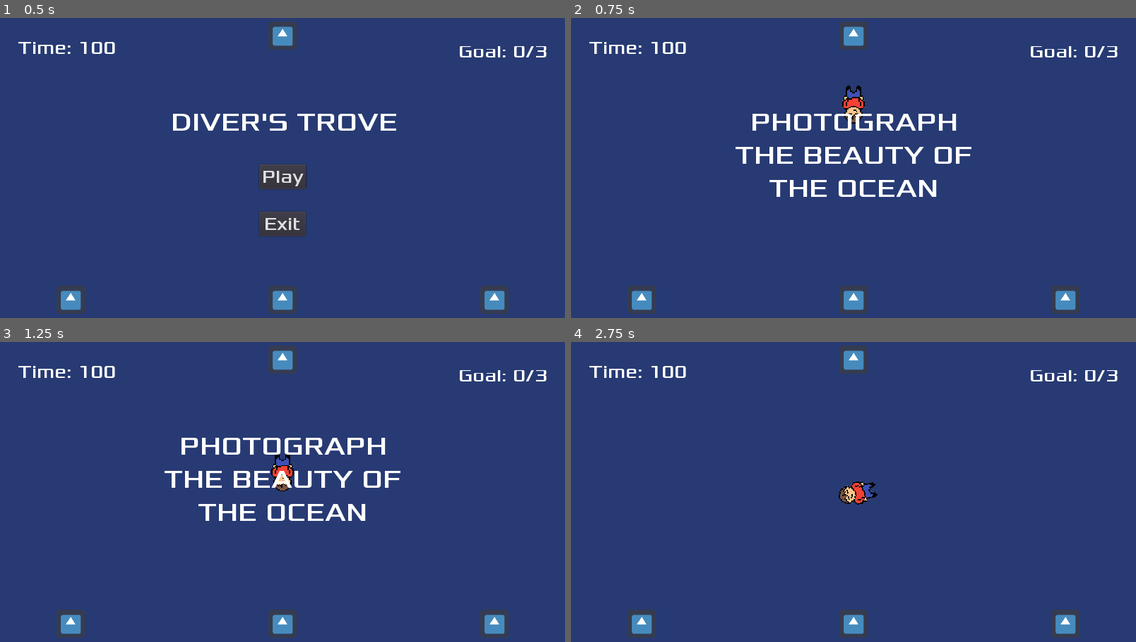
Above: before the commit, frames 1-4 (two rows, left to right).
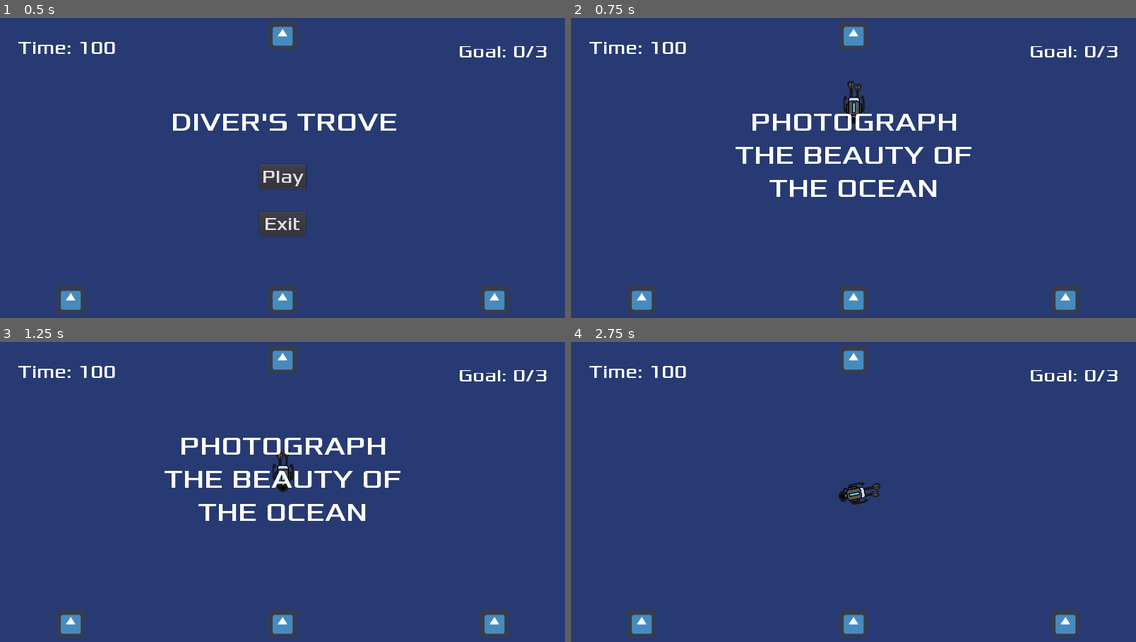
Above: after the commit, the same moments.

Repository: AlgionSan/GJ-Demo-2.0
Game: Godot game, scene res://scenes/Main.tscn
The game is run twice, just before and just after one commit, with the same random seed, the same clock (stepped at 60 frames per second) and the same inputs. The engine's default icon, where the game draws it, is replaced by a stand-in: a white triangle on a blue panel in a dark square.
Inputs (mouse positions are in pixels of both pictures, inside the frame that each line leads up to):
- Up to frame 1 (0.5 s): no input
- Up to frame 2 (0.75 s): click "Play" at 0.5 s
- Up to frame 3 (1.25 s): no input
- Up to frame 4 (2.75 s): move the mouse to (977, 486) at 1.27 s; tap E (interact) at 1.35, 2.1 s; move the mouse to (740, 516) at 2.02 s

Frame 1 is identical in both runs. In frame 2, 0.4% of the frame differs, in the area x 48-52%, y 20-36%; in frame 3, 0.3%; in frame 4, 0.4%, in the area x 47-55%, y 46-55%.

Commit message:
added player and shark anim
add quite a lot, player sprite and mob shark sprite and made an anim of it

Diff:
--- a/scenes/Mob.tscn
+++ b/scenes/Mob.tscn
@@ -1,11 +1,18 @@
-[gd_scene load_steps=6 format=2]
+[gd_scene load_steps=8 format=2]
 
 [ext_resource path="res://arts/enemy-swimming-1.png" type="Texture" id=1]
 [ext_resource path="res://arts/enemy-swimming-2.png" type="Texture" id=2]
 [ext_resource path="res://scripts/Mob.gd" type="Script" id=3]
+[ext_resource path="res://arts/shark/shark_swim_2.png" type="Texture" id=4]
+[ext_resource path="res://arts/shark/shark_swim_1.png" type="Texture" id=5]
 
 [sub_resource type="SpriteFrames" id=1]
 animations = [ {
+"frames": [ ExtResource( 5 ), ExtResource( 4 ) ],
+"loop": true,
+"name": "shark",
+"speed": 5.0
+}, {
 "frames": [ ExtResource( 1 ), ExtResource( 2 ) ],
 "loop": true,
 "name": "swim",
@@ -13,8 +20,8 @@
 } ]
 
 [sub_resource type="CapsuleShape2D" id=2]
-radius = 49.0
-height = 36.0
+radius = 24.0
+height = 48.0
 
 [node name="Mob" type="RigidBody2D" groups=["mobs"]]
 collision_mask = 0
--- a/scenes/Player.tscn
+++ b/scenes/Player.tscn
@@ -1,12 +1,13 @@
-[gd_scene load_steps=7 format=2]
+[gd_scene load_steps=8 format=2]
 
-[ext_resource path="res://arts/meet_Vector.png" type="Texture" id=1]
+[ext_resource path="res://arts/diver/diver_swim_3.png" type="Texture" id=1]
 [ext_resource path="res://scripts/Player.gd" type="Script" id=2]
 [ext_resource path="res://font/xolonium-regular.ttf" type="DynamicFontData" id=3]
+[ext_resource path="res://arts/diver/diver_swim_2.png" type="Texture" id=4]
 
 [sub_resource type="SpriteFrames" id=1]
 animations = [ {
-"frames": [ ExtResource( 1 ) ],
+"frames": [ ExtResource( 4 ), ExtResource( 1 ) ],
 "loop": true,
 "name": "dive",
 "speed": 5.0
@@ -14,7 +15,7 @@
 
 [sub_resource type="CapsuleShape2D" id=2]
 radius = 29.0
-height = 26.0
+height = 32.0
 
 [sub_resource type="DynamicFont" id=3]
 size = 12
@@ -30,8 +31,8 @@
 script = ExtResource( 2 )
 
 [node name="AnimatedSprite" type="AnimatedSprite" parent="."]
+position = Vector2( -5.12648, -1.06073 )
 rotation = 1.5708
-scale = Vector2( 0.1, 0.1 )
 frames = SubResource( 1 )
 animation = "dive"
 
--- a/scripts/Interactable.gd
+++ b/scripts/Interactable.gd
@@ -10,6 +10,7 @@
 	pass # Replace with function body.
 
 
+
 # Called every frame. 'delta' is the elapsed time since the previous frame.
 #func _process(delta):
 #	pass
--- a/scripts/Main.gd
+++ b/scripts/Main.gd
@@ -65,6 +65,7 @@
 	if goal == 3:
 		game_win()
 	else:
+		$MobTimer.stop()
 		game_over()
 
 
--- a/scripts/Player.gd
+++ b/scripts/Player.gd
@@ -3,6 +3,8 @@
 signal photograph
 signal return_ship
 signal hit
+
+
 
 
 var speed = 200
@@ -34,7 +36,10 @@
 #update function per frame
 func _process(delta):
 	if position.distance_to(target_position) > 5:
+		$AnimatedSprite.play()
 		move_towards(target_position,delta)
+	else:
+		$AnimatedSprite.stop()
 
 #movement
 func move_towards(end_position, delta):
@@ -68,6 +73,7 @@
 func update_interactions():
 	if all_interactions:
 		player_label.text = all_interactions[0].interact_label
+
 	else:
 		player_label.text = ""
 
@@ -101,6 +107,7 @@
 		photographed_objects.append(cur_interaction.interact_value)
 
 func return_to_ship():
+	$AnimatedSprite.stop()
 	emit_signal("return_ship", marineLifeCount)
 
 func _on_Main_game_not_running():
Binary file added: arts/diver/diver_swim_1.png
Not shown, added: arts/diver/diver_swim_1.png.import
Binary file added: arts/diver/diver_swim_2.png
Not shown, added: arts/diver/diver_swim_2.png.import
Binary file added: arts/diver/diver_swim_3.png
Not shown, added: arts/diver/diver_swim_3.png.import
Binary file added: arts/shark/shark_swim_1.png
Not shown, added: arts/shark/shark_swim_1.png.import
Binary file added: arts/shark/shark_swim_2.png
Not shown, added: arts/shark/shark_swim_2.png.import
